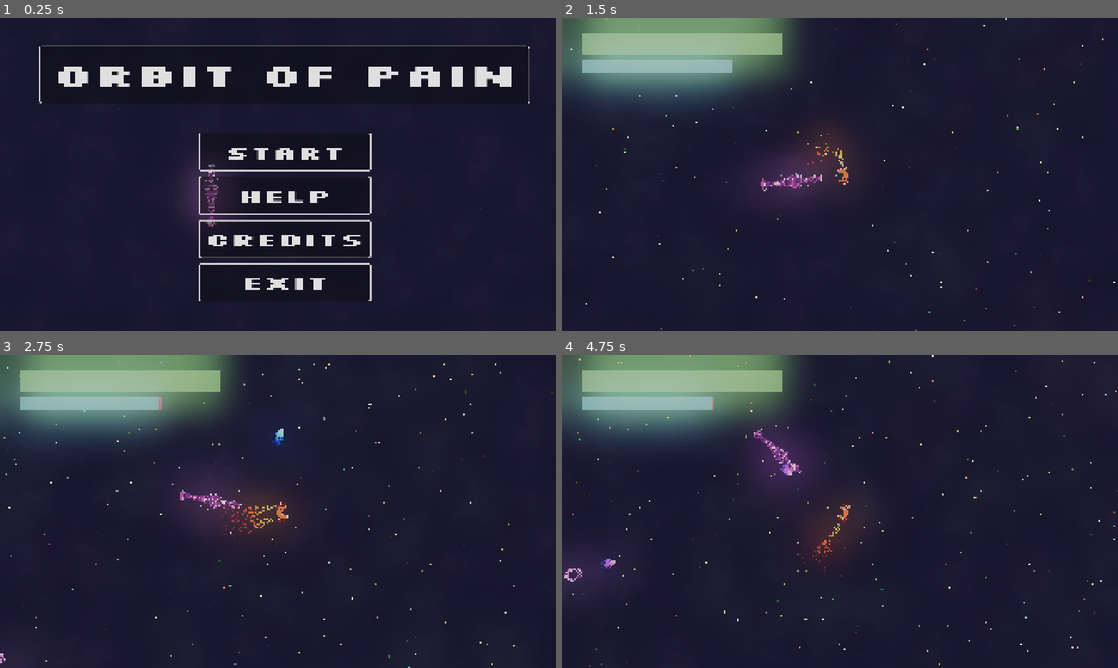
Above: before the commit, frames 1-4 (two rows, left to right).
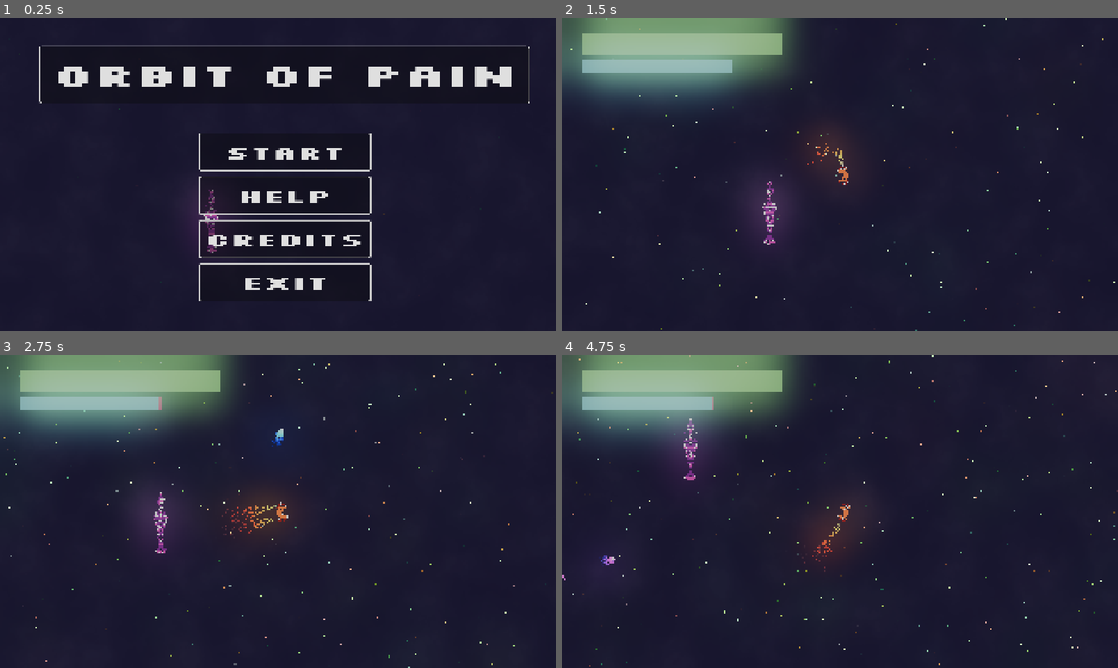
Above: after the commit, the same moments.

Repository: Lunix-420/OrbitOfPain
Game: Godot game, scene res://scenes/world/World.tscn
The game is run twice, just before and just after one commit, with the same random seed, the same clock (stepped at 60 frames per second) and the same inputs. Sound files missing from this copy of the repository are replaced by a short silence.
Inputs (mouse positions are in pixels of both pictures, inside the frame that each line leads up to):
- Up to frame 1 (0.25 s): no input
- Up to frame 2 (1.5 s): click "START" at 0.5 s; tap Enter (action_start_next_wave) at 1.25 s; move the mouse to (962, 158) at 1.27 s; hold D (move_right) from 1.28 s (still down); hold Ctrl (action_shield) from 1.28 s (still down)
- Up to frame 3 (2.75 s): move the mouse to (166, 527) at 2.02 s; release D (move_right) at 2.03 s; release Ctrl (action_shield) at 2.03 s; hold S (move_backwards) from 2.03 s (still down); tap Space (action_shoot) at 2.1 s
- Up to frame 4 (4.75 s): move the mouse to (895, 442) at 2.77 s; release S (move_backwards) at 2.78 s; hold D (move_right) 2.78-3.53 s; tap Enter (action_start_next_wave) at 2.85 s; move the mouse to (812, 574) at 3.52 s; hold W (move_forward) 3.53-4.28 s; tap Shift (action_teleport) at 3.6 s; move the mouse to (1006, 558) at 4.27 s; hold A (move_left) from 4.28 s (still down); hold E (move_turn_ccw) from 4.28 s (still down)

The runs differ from the first frame. In frame 1, 0.4% of the frame differs, in the area x 35-40%, y 46-76%; in frame 2, 1.0%; in frame 3, 1.0%; in frame 4, 2.0%, in the area x 0-45%, y 20-73%.

Commit message:
feat: Implement cruiser

Diff:
--- a/scenes/ships/Chaser.tscn
+++ b/scenes/ships/Chaser.tscn
@@ -7,8 +7,8 @@
 [ext_resource type="PackedScene" uid="uid://ui0uuof2k546" path="res://scenes/remnants/Explosion.tscn" id="5_kg105"]
 
 [sub_resource type="CapsuleShape2D" id="CapsuleShape2D_55jtl"]
-radius = 50.0
-height = 266.0
+radius = 41.0
+height = 236.0
 
 [node name="CharacterBody2D" type="CharacterBody2D"]
 script = ExtResource("1_xmjnl")
@@ -16,11 +16,12 @@
 projectile_scene = ExtResource("3_xmjnl")
 
 [node name="Sprite2D" type="Sprite2D" parent="."]
-scale = Vector2(0.4, 0.4)
+position = Vector2(0, 100)
+scale = Vector2(0.35, 0.35)
 texture = ExtResource("4_g3ior")
 
 [node name="CollisionShape2D" type="CollisionShape2D" parent="."]
-position = Vector2(0, -26)
+position = Vector2(0, 71)
 shape = SubResource("CapsuleShape2D_55jtl")
 
 [node name="Explosion" parent="." instance=ExtResource("5_kg105")]
--- a/scenes/ships/Cruiser.tscn
+++ b/scenes/ships/Cruiser.tscn
@@ -1,27 +1,28 @@
 [gd_scene load_steps=7 format=3 uid="uid://q14qkvp0fgth"]
 
-[ext_resource type="Script" uid="uid://bgpwgvnomb7if" path="res://scripts/chaser.gd" id="1_1wfhl"]
 [ext_resource type="PackedScene" uid="uid://cx8dcf6b4y0y0" path="res://scenes/remnants/Energy.tscn" id="2_770sp"]
-[ext_resource type="PackedScene" uid="uid://d73nk7l030ma" path="res://scenes/projectiles/ChaserProjectile.tscn" id="3_8g1uy"]
 [ext_resource type="Texture2D" uid="uid://bamkfiu8uoqtf" path="res://ships/Cruiser02.png" id="4_1wfhl"]
+[ext_resource type="Script" uid="uid://eqckok0rft3n" path="res://scripts/cruiser.gd" id="5_770sp"]
 [ext_resource type="PackedScene" uid="uid://ui0uuof2k546" path="res://scenes/remnants/Explosion.tscn" id="5_cei0i"]
+[ext_resource type="PackedScene" uid="uid://bhy0smhxkj16n" path="res://scenes/projectiles/CruiserProjectile.tscn" id="6_8g1uy"]
 
 [sub_resource type="CapsuleShape2D" id="CapsuleShape2D_55jtl"]
-radius = 31.0
-height = 146.0
+radius = 53.0
+height = 450.0
 
 [node name="CharacterBody2D" type="CharacterBody2D"]
-script = ExtResource("1_1wfhl")
+script = ExtResource("5_770sp")
 energy_scene = ExtResource("2_770sp")
-projectile_scene = ExtResource("3_8g1uy")
+projectile_scene = ExtResource("6_8g1uy")
 
 [node name="Sprite2D" type="Sprite2D" parent="."]
+position = Vector2(0, 180)
 rotation = 1.5708
 scale = Vector2(0.4, 0.4)
 texture = ExtResource("4_1wfhl")
 
 [node name="CollisionShape2D" type="CollisionShape2D" parent="."]
-position = Vector2(0, -26)
+position = Vector2(0, 180)
 shape = SubResource("CapsuleShape2D_55jtl")
 
 [node name="Explosion" parent="." instance=ExtResource("5_cei0i")]
--- a/scripts/chaser.gd
+++ b/scripts/chaser.gd
@@ -16,7 +16,8 @@
 const SPEED = 10000.0
 const ATTACK_TIMEOUT = 2.0
 const BASE_SCORE = 1
-const MAX_KILL_TIME = 15 # Max time to get score multiplier on kill
+const MAX_KILL_TIME = 15
+const ROTATION_SPEED = 3.0
 
 #==================================================================================================#
 # Audio Config
@@ -47,7 +48,8 @@
 func _process_movement_and_attack(delta: float) -> void:
 	var direction = global_position.direction_to(player.global_position)
 	velocity = direction * SPEED * delta
-	rotation = direction.angle() + PI / 2
+	var target_angle = direction.angle() + PI / 2
+	rotation = lerp_angle(rotation, target_angle, ROTATION_SPEED * delta)
 	_process_shooting(delta)
 
 #==================================================================================================#
